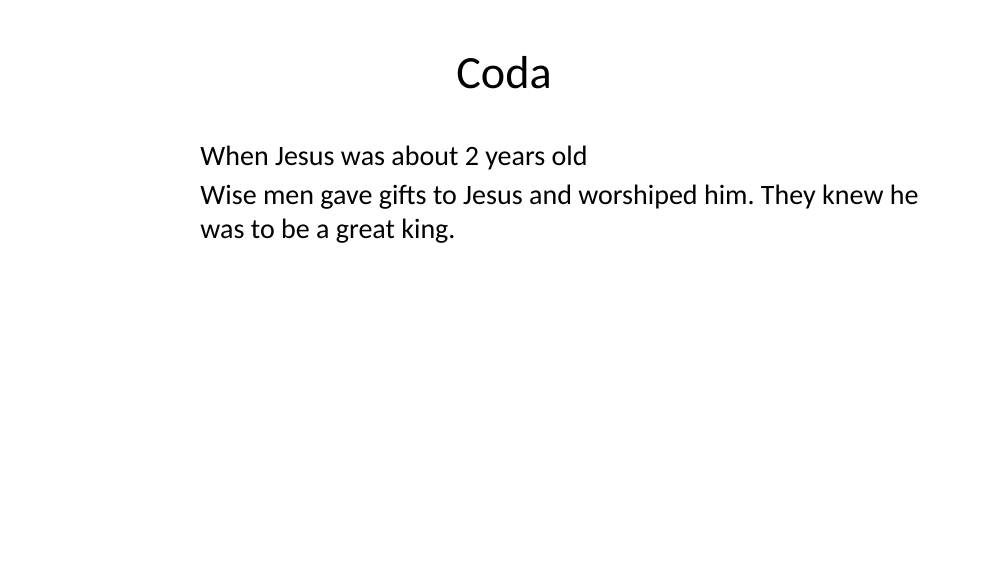
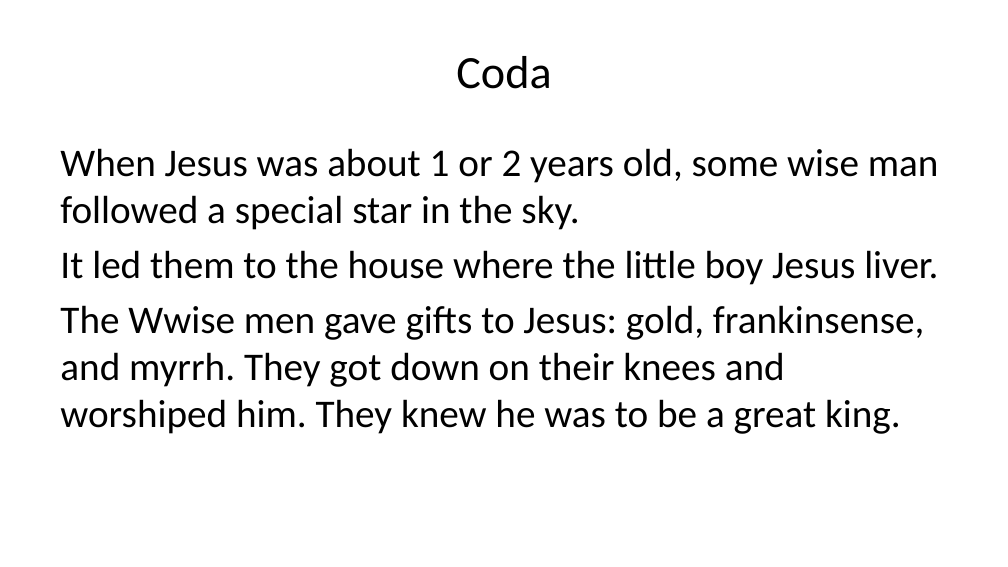
Before and after one commit to jcsalo/patient_education, a slide deck: slide 11 of christmas2004.pptx. Drawn at 1008x567 pixels with LibreOffice and Linux fonts; fonts in the diff are those of the drawing. Boxes give left, top, right and bottom in pixels: in the first picture for what was removed or moved away, otherwise in the second. Text is boxed around its words. In the diff, an @@ line names an element or a change of style, - is before the commit and + after.

```diff
--- a/christmas2004.pptx
+++ b/christmas2004.pptx
@@ text at (60, 148, 939, 434): text changed; size 20 to 28 pt @@
-When Jesus was about 2 years old
-Wise men gave gifts to Jesus and worshiped him. They knew he was to be a great king.
+When Jesus was about 1 or 2 years old, some wise man followed a special star in the sky.
+It led them to the house where the little boy Jesus liver.
+The Wwise men gave gifts to Jesus: gold, frankinsense, and myrrh. They got down on their knees and worshiped him. They knew he was to be a great king.
```
Also in this commit, not shown: 2 other slides changed, 2 slides added, 43 other files.
